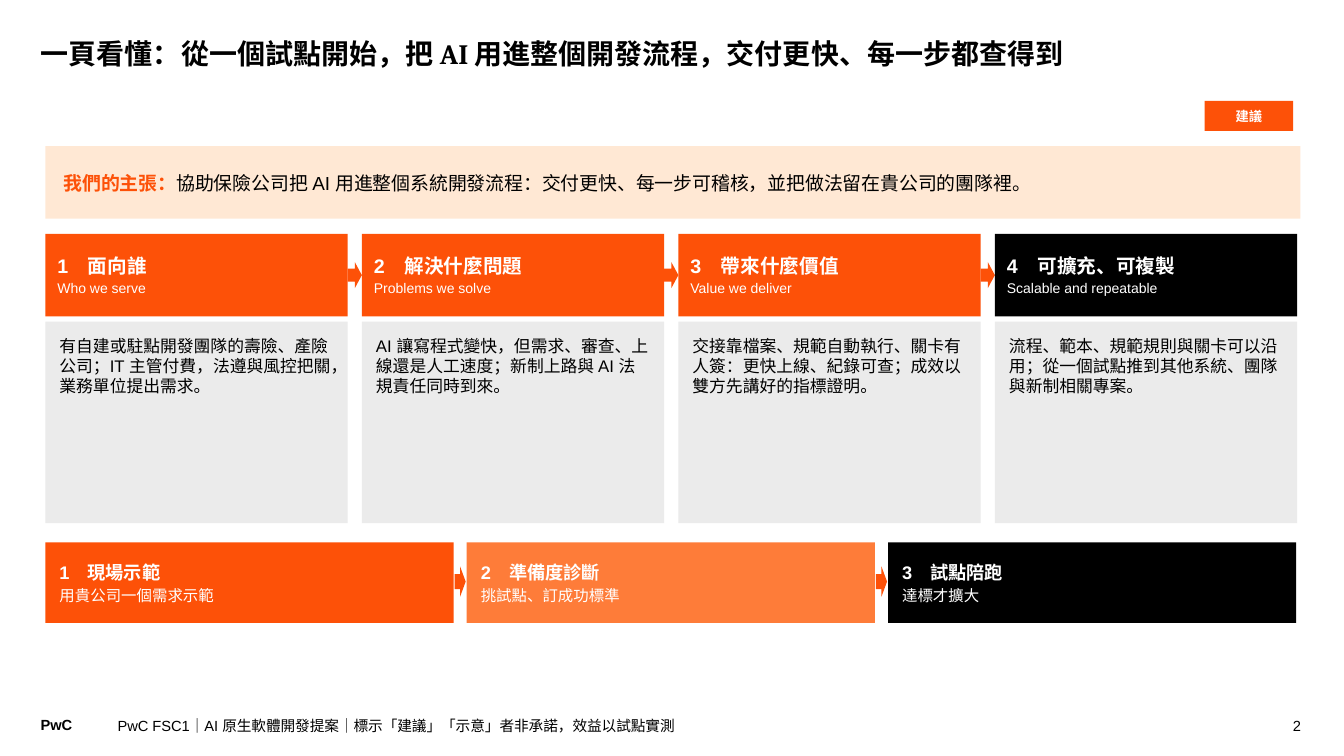
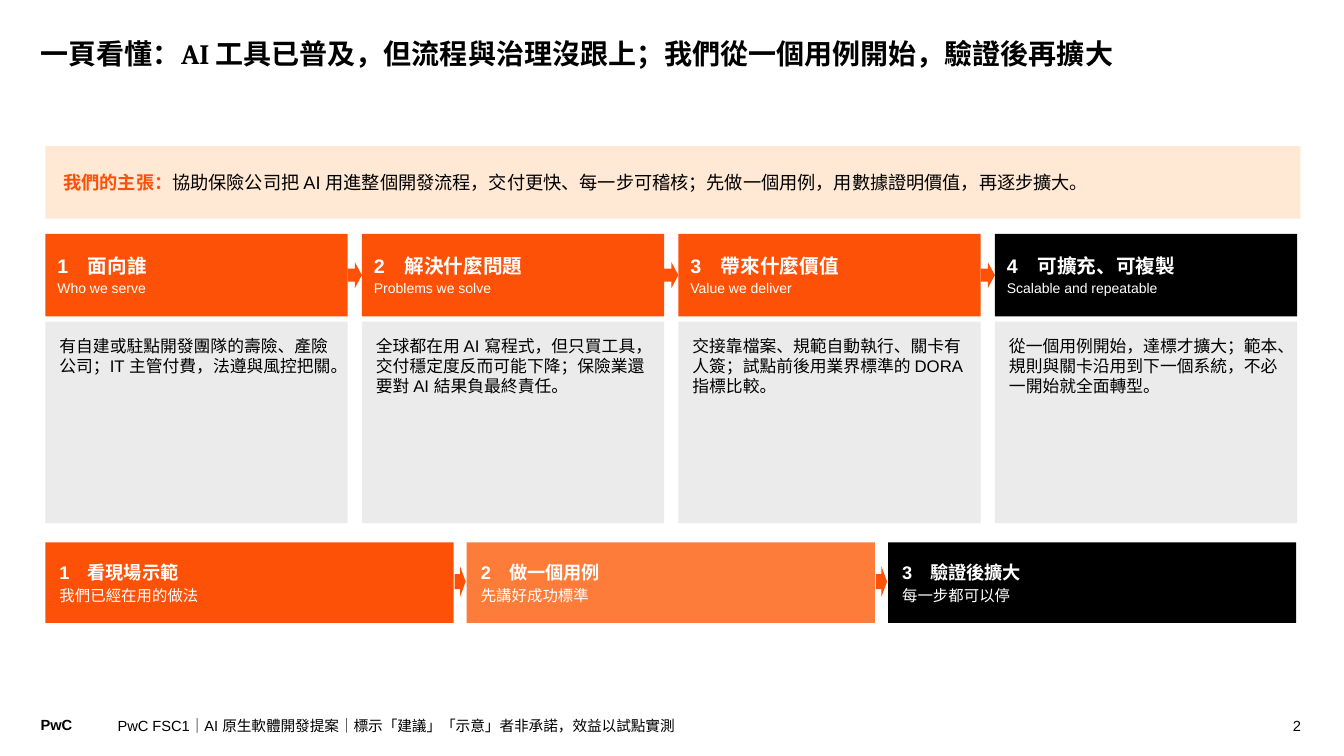
Before and after one commit to Robshao/PwC_FSC1, a slide deck: slide 2 of research/ai-native-sdlc/AI原生軟體開發_合夥人提案簡報.pptx. Drawn at 1344x756 pixels with LibreOffice and Linux fonts; fonts in the diff are those of the drawing. Boxes give left, top, right and bottom in pixels: in the first picture for what was removed or moved away, otherwise in the second. Text is boxed around its words. In the diff, an @@ line names an element or a change of style, - is before the commit and + after.

```diff
--- a/research/ai-native-sdlc/AI原生軟體開發_合夥人提案簡報.pptx
+++ b/research/ai-native-sdlc/AI原生軟體開發_合夥人提案簡報.pptx
@@ title at [41,40,1113,69]: text changed @@
-一頁看懂：從一個試點開始，把 AI 用進整個開發流程，交付更快、每一步都查得到
+一頁看懂：AI 工具已普及，但流程與治理沒跟上；我們從一個用例開始，驗證後再擴大
@@ rectangle removed at [1205,101,1294,131] @@
-建議
@@ text in rectangle at [63,173,1088,192]: text changed; size 13.5 to 13 pt @@
-我們的主張：協助保險公司把 AI 用進整個系統開發流程：交付更快、每一步可稽核，並把做法留在貴公司的團隊裡。
+我們的主張：協助保險公司把 AI 用進整個開發流程，交付更快、每一步可稽核；先做一個用例，用數據證明價值，再逐步擴大。
@@ text in rectangle at [59,338,347,375]: text changed @@
-有自建或駐點開發團隊的壽險、產險公司；IT 主管付費，法遵與風控把關，業務單位提出需求。
+有自建或駐點開發團隊的壽險、產險公司；IT 主管付費，法遵與風控把關。
@@ text in rectangle at [376,338,652,394]: text changed @@
-AI 讓寫程式變快，但需求、審查、上線還是人工速度；新制上路與 AI 法規責任同時到來。
+全球都在用 AI 寫程式，但只買工具，交付穩定度反而可能下降；保險業還要對 AI 結果負最終責任。
@@ text in rectangle at [692,338,963,394]: text changed @@
-交接靠檔案、規範自動執行、關卡有人簽：更快上線、紀錄可查；成效以雙方先講好的指標證明。
+交接靠檔案、規範自動執行、關卡有人簽；試點前後用業界標準的 DORA 指標比較。
@@ text in rectangle at [1009,338,1294,394]: text changed @@
-流程、範本、規範規則與關卡可以沿用；從一個試點推到其他系統、團隊與新制相關專案。
+從一個用例開始，達標才擴大；範本、規則與關卡沿用到下一個系統，不必一開始就全面轉型。
@@ text in rectangle at [59,563,198,603]: text changed @@
-1 現場示範
-用貴公司一個需求示範
+1 看現場示範
+我們已經在用的做法
@@ text in rectangle at [481,563,600,603]: text changed @@
-2 準備度診斷
-挑試點、訂成功標準
+2 做一個用例
+先講好成功標準
@@ text in rectangle at [902,563,1021,603]: text changed; size 13 to 11 pt; bold off @@
-3 試點陪跑
-達標才擴大
+3 驗證後擴大
+每一步都可以停
```
Also in this commit, not shown: 15 other slides changed, 5 slides added, 12 slides removed, 4 other files.
